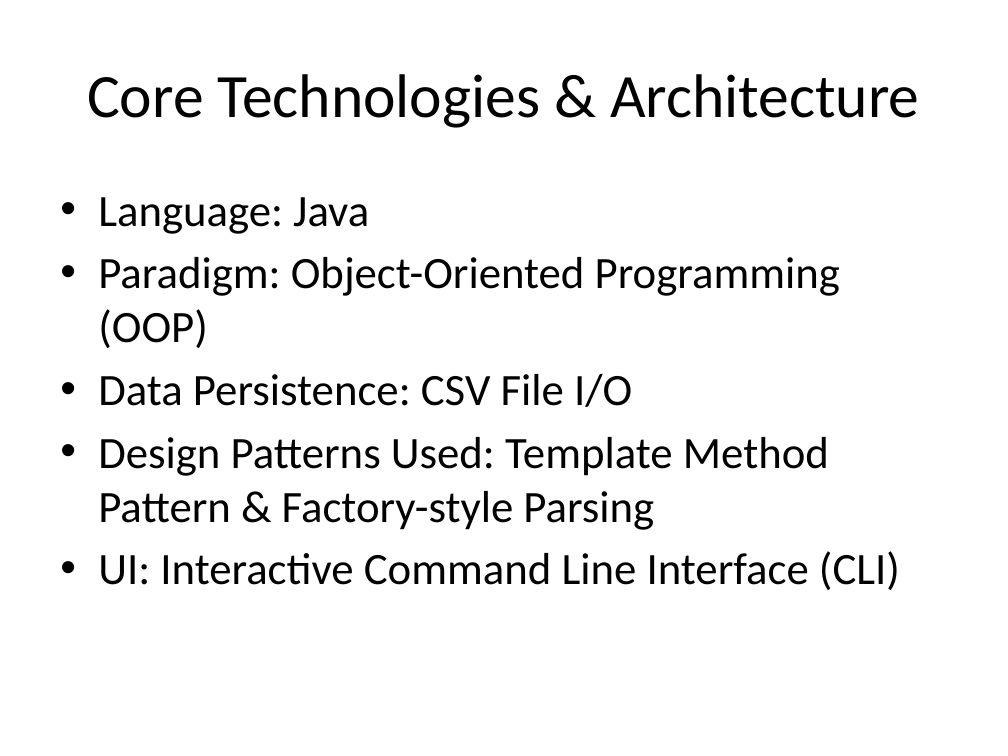
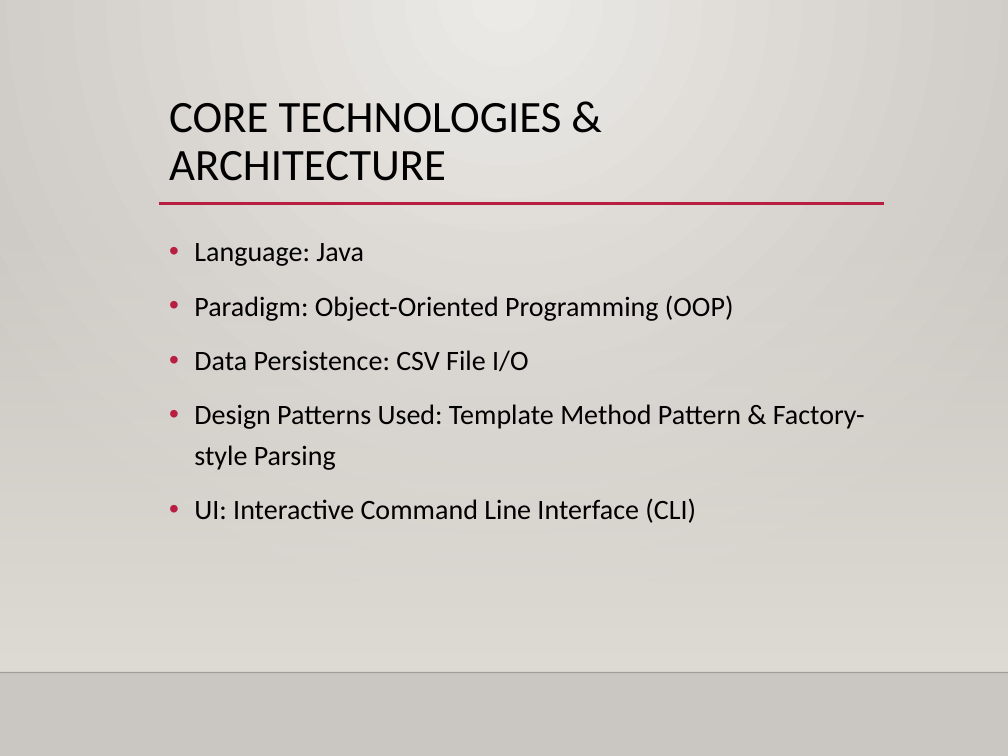
Before and after one commit to revanthkumarreddy-35/E-commerce-Product-Catalog-Hierarchy, a slide deck: slide 3 of Ecommerce_Presentation.pptx. Drawn at 1008x756 pixels with LibreOffice and Linux fonts; fonts in the diff are those of the drawing; background and template pictures are left out. Boxes give left, top, right and bottom in pixels: in the first picture for what was removed or moved away, otherwise in the second. Text is boxed around its words. In the diff, an @@ line names an element or a change of style, - is before the commit and + after.

```diff
--- a/Ecommerce_Presentation.pptx
+++ b/Ecommerce_Presentation.pptx
@@ background #FFFFFF to gradient #ECEAE7 to #CAC7C1 @@
@@ title "CORE TECHNOLOGIES & ARCHITECTURE" at <box>169,103,562,181</box>: vertical alignment middle to top @@
@@ title at <box>169,103,562,181</box>: text changed; size 44 to 32 pt @@
-Core Technologies & Architecture
+CORE TECHNOLOGIES & ARCHITECTURE
@@ line added from (159, 204) to (884, 204), #B71E42 2.5 pt @@
@@ rectangle added at <box>0,222,1008,671</box>, fill gradient #DFDBD5 @@
@@ text "Language: Java": place and size @@
-text "Language: Java" at <box>98,197,900,590</box>
+text "Language: Java" at <box>194,243,865,523</box>
@@ text "Language: Java" at <box>194,243,865,523</box>: size 32 to 20 pt; indent changed; line spacing 1 to 1.2; more space between paragraphs @@
@@ line added from (0, 672) to (1008, 672), #000001 1 pt @@
```
Also in this commit, not shown: 7 other slides changed, 2 other files.
